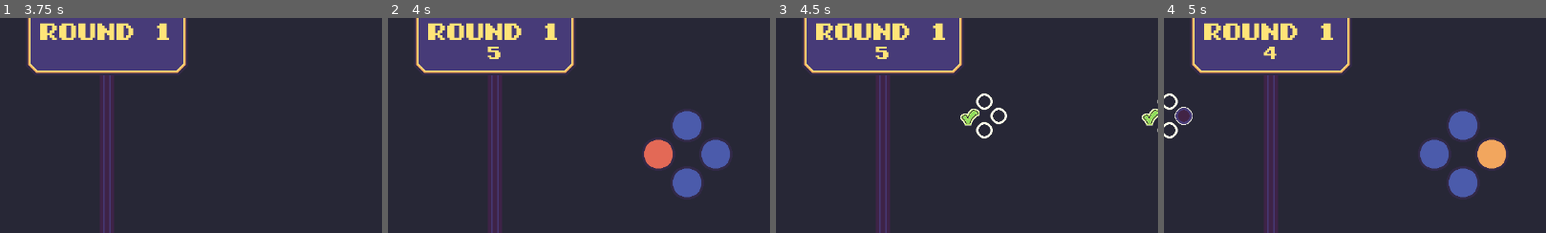
Above: before the commit, frames 1-4 (left to right).
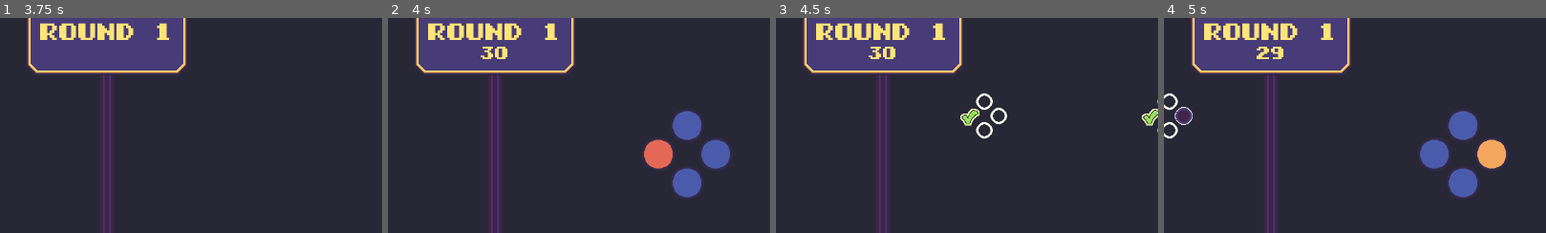
Above: after the commit, the same moments.

Repository: VileOar/js-final-proj
Game: Godot game, scene res://src/menus/main_menu/main_menu.tscn
Two runs of this game, one before a commit and one after it. Both use one fixed random seed, a clock stepped at 60 frames per second and the inputs below.
Inputs (mouse positions are % of the whole screen's width and height, from its top left):
- Up to frame 1 (3.75 s): click "Start" at 0.5 s; click "Start Game" at 1.25 s; click "Start Game" at 2 s; move the mouse to (72, 45) at 2.77 s; hold D (coop_right) 2.78-3.53 s; click (72, 45) at 2.92 s; move the mouse to (30, 55) at 3.52 s; hold S (coop_down) from 3.53 s (still down)
- Up to frame 2 (4 s): keep holding S (coop_down)
- Up to frame 3 (4.5 s): move the mouse to (60, 28) at 4.27 s; release S (coop_down) at 4.28 s; hold D (coop_right) from 4.28 s (still down)
- Up to frame 4 (5 s): keep holding D (coop_right)
The pictures show only the part of the screen within x 36-86%, y 0-50%; the shares and areas given below are measured in that part.

Frame 1 is identical in both runs. In frame 2, 0.2% of the frame differs, in the area x 24-32%, y 13-20%; in frame 3, 0.2%; in frame 4, 0.3%.

Commit message:
version 1.2 complete
styles done

Diff:
--- a/assets/themes/prison_theme.tres
+++ b/assets/themes/prison_theme.tres
@@ -39,6 +39,49 @@
 texture_margin_right = 16.0
 texture_margin_bottom = 24.0
 region_rect = Rect2(160, 240, 80, 80)
+
+[sub_resource type="StyleBoxFlat" id="StyleBoxFlat_30t7p"]
+bg_color = Color(0.94902, 0.65098, 0.368627, 1)
+
+[sub_resource type="StyleBoxFlat" id="StyleBoxFlat_h37n0"]
+bg_color = Color(1, 0.568627, 0.4, 1)
+
+[sub_resource type="StyleBoxFlat" id="StyleBoxFlat_g0h4k"]
+bg_color = Color(1, 0.419608, 0.592157, 1)
+
+[sub_resource type="StyleBoxFlat" id="StyleBoxFlat_b7yq7"]
+border_width_top = 4
+border_width_bottom = 4
+border_color = Color(0.152941, 0.152941, 0.211765, 1)
+
+[sub_resource type="StyleBoxFlat" id="StyleBoxFlat_61xxj"]
+border_width_top = 4
+border_width_bottom = 4
+border_color = Color(0.152941, 0.152941, 0.211765, 1)
+
+[sub_resource type="StyleBoxTexture" id="StyleBoxTexture_77rrr"]
+texture = ExtResource("5_77rrr")
+texture_margin_left = 8.0
+texture_margin_top = 8.0
+texture_margin_right = 8.0
+texture_margin_bottom = 8.0
+region_rect = Rect2(80, 320, 80, 80)
+
+[sub_resource type="StyleBoxTexture" id="StyleBoxTexture_h37n0"]
+texture = ExtResource("5_77rrr")
+texture_margin_left = 8.0
+texture_margin_top = 8.0
+texture_margin_right = 8.0
+texture_margin_bottom = 8.0
+region_rect = Rect2(0, 320, 80, 80)
+
+[sub_resource type="StyleBoxTexture" id="StyleBoxTexture_g0h4k"]
+texture = ExtResource("5_77rrr")
+texture_margin_left = 8.0
+texture_margin_top = 8.0
+texture_margin_right = 8.0
+texture_margin_bottom = 8.0
+region_rect = Rect2(160, 320, 80, 80)
 
 [sub_resource type="StyleBoxTexture" id="StyleBoxTexture_aj4si"]
 texture = ExtResource("1_4wc6t")
@@ -161,12 +204,71 @@
 texture_margin_bottom = 16.0
 region_rect = Rect2(0, 320, 80, 80)
 
+[sub_resource type="AtlasTexture" id="AtlasTexture_3h1x3"]
+atlas = ExtResource("5_77rrr")
+region = Rect2(32, 272, 16, 16)
+
+[sub_resource type="AtlasTexture" id="AtlasTexture_30t7p"]
+atlas = ExtResource("5_77rrr")
+region = Rect2(272, 272, 16, 16)
+
+[sub_resource type="AtlasTexture" id="AtlasTexture_h37n0"]
+atlas = ExtResource("5_77rrr")
+region = Rect2(112, 272, 16, 16)
+
+[sub_resource type="AtlasTexture" id="AtlasTexture_g0h4k"]
+atlas = ExtResource("5_77rrr")
+region = Rect2(192, 272, 16, 16)
+
+[sub_resource type="AtlasTexture" id="AtlasTexture_77rrr"]
+atlas = ExtResource("5_77rrr")
+region = Rect2(32, 192, 16, 16)
+
+[sub_resource type="AtlasTexture" id="AtlasTexture_lgi2r"]
+atlas = ExtResource("5_77rrr")
+region = Rect2(272, 192, 16, 16)
+
+[sub_resource type="AtlasTexture" id="AtlasTexture_ugvh5"]
+atlas = ExtResource("5_77rrr")
+region = Rect2(112, 192, 16, 16)
+
+[sub_resource type="AtlasTexture" id="AtlasTexture_8ic7x"]
+atlas = ExtResource("5_77rrr")
+region = Rect2(192, 192, 16, 16)
+
+[sub_resource type="StyleBoxEmpty" id="StyleBoxEmpty_3h1x3"]
+
+[sub_resource type="StyleBoxEmpty" id="StyleBoxEmpty_30t7p"]
+
+[sub_resource type="StyleBoxEmpty" id="StyleBoxEmpty_h37n0"]
+
+[sub_resource type="StyleBoxEmpty" id="StyleBoxEmpty_g0h4k"]
+
 [sub_resource type="StyleBoxTexture" id="StyleBoxTexture_kvyhy"]
 texture = ExtResource("1_4wc6t")
 texture_margin_left = 24.0
 texture_margin_right = 24.0
 texture_margin_bottom = 24.0
 region_rect = Rect2(0, 400, 80, 64)
+
+[sub_resource type="StyleBoxFlat" id="StyleBoxFlat_77rrr"]
+bg_color = Color(0.94902, 0.65098, 0.368627, 1)
+
+[sub_resource type="StyleBoxFlat" id="StyleBoxFlat_lgi2r"]
+bg_color = Color(1, 0.568627, 0.4, 1)
+
+[sub_resource type="StyleBoxFlat" id="StyleBoxFlat_ugvh5"]
+bg_color = Color(1, 0.419608, 0.592157, 1)
+
+[sub_resource type="StyleBoxFlat" id="StyleBoxFlat_8ic7x"]
+border_width_left = 4
+border_width_right = 4
+border_color = Color(0.152941, 0.152941, 0.211765, 1)
+
+[sub_resource type="StyleBoxFlat" id="StyleBoxFlat_3h1x3"]
+border_width_left = 4
+border_width_right = 4
+border_color = Color(0.152941, 0.152941, 0.211765, 1)
 
 [resource]
 BigText/base_type = &"Label"
@@ -191,9 +293,18 @@
 EndLabelAnimate/constants/outline_size = 16
 EndLabelAnimate/font_sizes/font_size = 48
 EndLabelAnimate/fonts/font = ExtResource("2_l4dmt")
+HScrollBar/styles/grabber = SubResource("StyleBoxFlat_30t7p")
+HScrollBar/styles/grabber_highlight = SubResource("StyleBoxFlat_h37n0")
+HScrollBar/styles/grabber_pressed = SubResource("StyleBoxFlat_g0h4k")
+HScrollBar/styles/scroll = SubResource("StyleBoxFlat_b7yq7")
+HScrollBar/styles/scroll_focus = SubResource("StyleBoxFlat_61xxj")
 HeaderButton/base_type = &"Button"
 HeaderButton/font_sizes/font_size = 20
 HeaderButton/fonts/font = ExtResource("2_l4dmt")
+LineEdit/constants/caret_width = 4
+LineEdit/styles/focus = SubResource("StyleBoxTexture_77rrr")
+LineEdit/styles/normal = SubResource("StyleBoxTexture_h37n0")
+LineEdit/styles/read_only = SubResource("StyleBoxTexture_g0h4k")
 MainPanel/base_type = &"PanelContainer"
 MainPanel/styles/panel = SubResource("StyleBoxTexture_aj4si")
 MatrixPanelColor/base_type = &"PanelContainer"
@@ -231,5 +342,25 @@
 SimplePanel/styles/panel = SubResource("StyleBoxTexture_3v1q5")
 SmallPanel/base_type = &"PanelContainer"
 SmallPanel/styles/panel = SubResource("StyleBoxTexture_n1w5q")
+SpinBox/colors/down_disabled_icon_modulate = Color(1, 1, 1, 1)
+SpinBox/colors/up_disabled_icon_modulate = Color(1, 1, 1, 1)
+SpinBox/constants/buttons_vertical_separation = 8
+SpinBox/icons/down = SubResource("AtlasTexture_3h1x3")
+SpinBox/icons/down_disabled = SubResource("AtlasTexture_30t7p")
+SpinBox/icons/down_hover = SubResource("AtlasTexture_h37n0")
+SpinBox/icons/down_pressed = SubResource("AtlasTexture_g0h4k")
+SpinBox/icons/up = SubResource("AtlasTexture_77rrr")
+SpinBox/icons/up_disabled = SubResource("AtlasTexture_lgi2r")
+SpinBox/icons/up_hover = SubResource("AtlasTexture_ugvh5")
+SpinBox/icons/up_pressed = SubResource("AtlasTexture_8ic7x")
+SpinBox/styles/down_background_hovered = SubResource("StyleBoxEmpty_3h1x3")
+SpinBox/styles/down_background_pressed = SubResource("StyleBoxEmpty_30t7p")
+SpinBox/styles/up_background_hovered = SubResource("StyleBoxEmpty_h37n0")
+SpinBox/styles/up_background_pressed = SubResource("StyleBoxEmpty_g0h4k")
 TimerPanel/base_type = &"PanelContainer"
 TimerPanel/styles/panel = SubResource("StyleBoxTexture_kvyhy")
+VScrollBar/styles/grabber = SubResource("StyleBoxFlat_77rrr")
+VScrollBar/styles/grabber_highlight = SubResource("StyleBoxFlat_lgi2r")
+VScrollBar/styles/grabber_pressed = SubResource("StyleBoxFlat_ugvh5")
+VScrollBar/styles/scroll = SubResource("StyleBoxFlat_8ic7x")
+VScrollBar/styles/scroll_focus = SubResource("StyleBoxFlat_3h1x3")
--- a/src/data/settings.gd
+++ b/src/data/settings.gd
@@ -42,9 +42,9 @@
 
 ## Return settings to their default values.
 func reset(include_matrix: bool = false) -> void:
-	round_time = 5.0#30.0
-	num_rounds = 2#5
-	lose_penalty_multiplier = 0.5#0.5
+	round_time = 30.0
+	num_rounds = 5
+	lose_penalty_multiplier = 0.5
 	show_instructions = true
 
 	if include_matrix:
--- a/src/menus/settings_menu/settings_menu.gd
+++ b/src/menus/settings_menu/settings_menu.gd
@@ -67,7 +67,7 @@
 func _on_apply_btn_pressed() -> void:
 	_settings.round_time = float(_duration_input.get_line_edit().text)
 	_settings.num_rounds = int(_rounds_input.get_line_edit().text)
-	_settings.lose_penalty_multiplier = float(_duration_input.get_line_edit().text) / 100.0
+	_settings.lose_penalty_multiplier = float(_penalty_input.get_line_edit().text) / 100.0
 	_settings.show_instructions = _instructions_input.button_pressed
 	_save_changes()
 
Binary file changed: assets/aseprite/UI80x80.aseprite
Binary file changed: assets/gfx/ui/more_buttons.png
Not shown: 1 places in assets/themes/prison_theme.tres that only renumber resources
